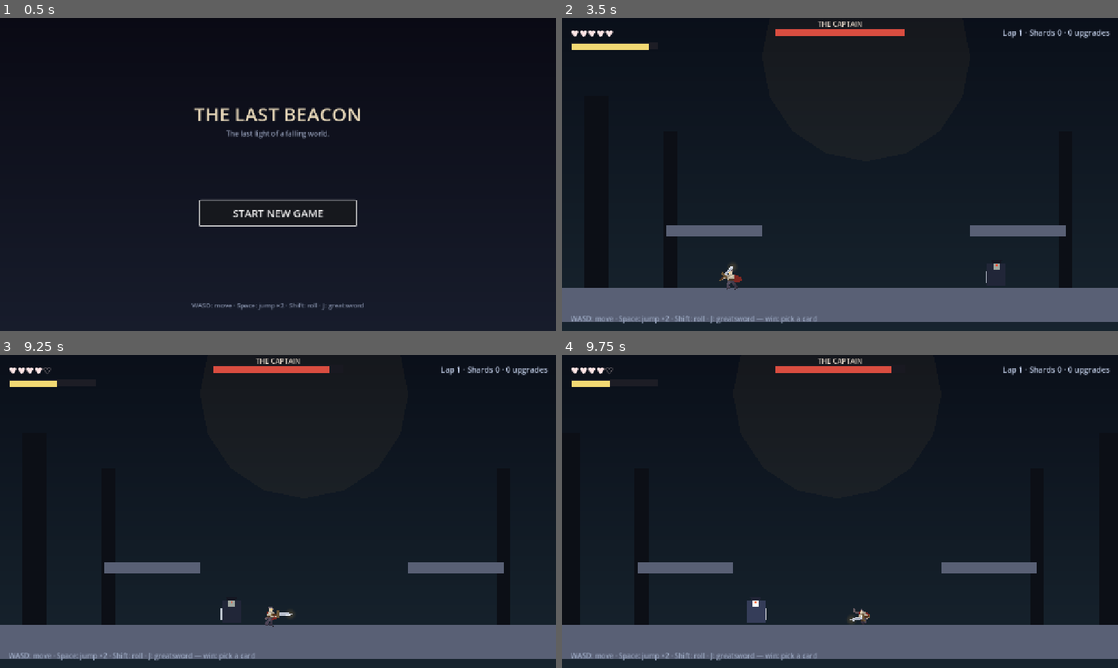
Above: before the commit, frames 1-4 (two rows, left to right).
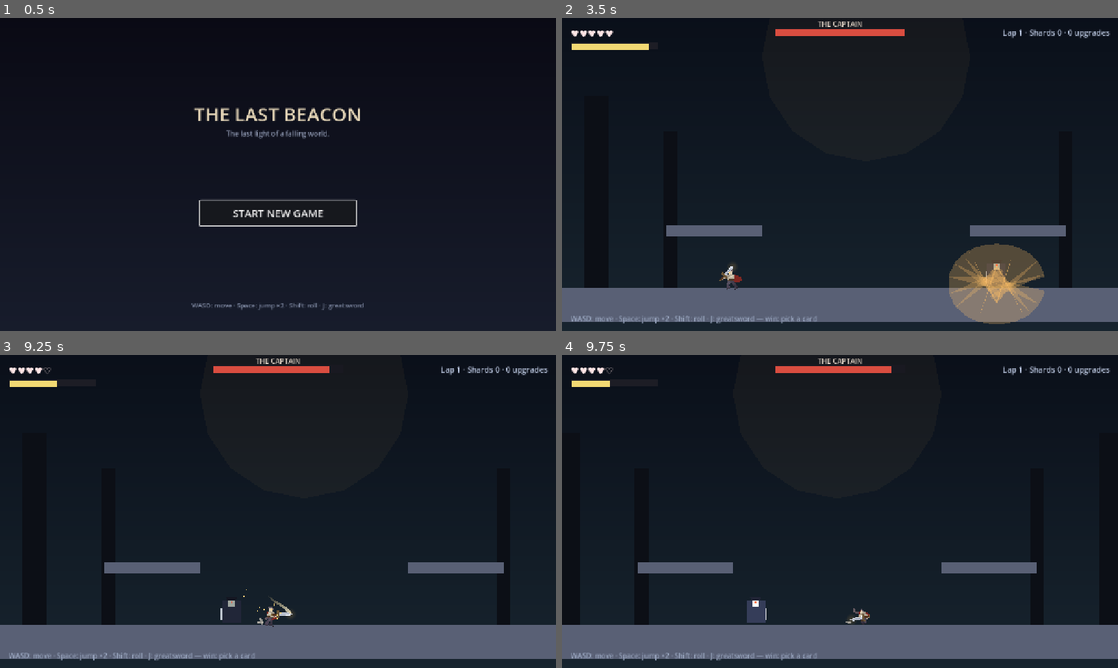
Above: after the commit, the same moments.

Repository: hugoborgplotnikov-boop/the-last-beacon
Game: Godot game, scene res://scenes/main_menu.tscn
The game is run twice, just before and just after one commit, with the same random seed, the same clock (stepped at 60 frames per second) and the same inputs.
Inputs:
- Up to frame 1 (0.5 s): no input
- Up to frame 2 (3.5 s): click "START NEW GAME" at 0.5 s; hold D (move_right) 1.28-2.78 s; tap J (attack) at 1.35, 2.3, 2.85 s; tap Space (jump) at 1.52, 2.27 s; tap Shift (roll) at 1.55, 2.1, 3.05 s; hold A (move_left) from 2.78 s (still down)
- Up to frame 3 (9.25 s): release A (move_left) at 3.53 s; hold D (move_right) 3.53-5.03 s; tap Shift (roll) at 3.6, 4.55, 5.1, 6.05, 6.6, 7.55, 8.1, 9.05 s; tap Space (jump) at 3.77, 4.52, 5.27, 6.77, 7.52, 8.27 s; tap J (attack) at 3.8, 4.35, 5.3, 5.85, 6.8, 7.35, 8.3, 8.85 s; hold A (move_left) 5.03-5.78 s; hold D (move_right) 5.78-6.53 s; hold A (move_left) 6.53-8.03 s; hold D (move_right) from 8.03 s (still down)
- Up to frame 4 (9.75 s): keep holding D (move_right); tap Shift (roll) at 9.6 s

Frame 1 is identical in both runs. In frame 2, 3.5% of the frame differs, in the area x 69-87%, y 72-98%; in frame 3, less than 0.1%; in frame 4, less than 0.1%.

Commit message:
feat(art): Stage 2 — impact FX
New autoload Fx (scripts/fx.gd): headless-safe CPUParticles2D fx.
- sparks(at, dir): bright orange thrown opposite the blow direction
- dust(at): a soft sideways puff (hero land + roll, boss footfalls)
- ring(at): an expanding shockwave (boss heavy attacks, death)
- burst(at): a death — expanding ring + outward light drift
All particles self-free; headless guard keeps tests deterministic.

Wired into every impact:
- player.gd: sparks on swing connect, dust on landing, dust puffs
  while rolling every ~6 frames, a Line2D ribbon trail tracking
  the blade tip through the swing arc (fades out after)
- captain.gd / bastion.gd / fallen_beacon.gd: ring on big_attack,
  burst on die() — colour-matched to each boss

Fixed hermes_capture.gd to snap at frame 50 for trail visibility.
Reviewed at v5: attack 8/10, run 8/10. Suite 12/12.

Diff:
--- a/dev/TheLastBeacon/project.godot
+++ b/dev/TheLastBeacon/project.godot
@@ -60,3 +60,4 @@
 [autoload]
 
 Run="*res://scripts/run.gd"
+Fx="*res://scripts/fx.gd"
--- a/dev/TheLastBeacon/scenes/player.tscn
+++ b/dev/TheLastBeacon/scenes/player.tscn
@@ -24,6 +24,14 @@
 fill_from = Vector2(0.5, 0.5)
 fill_to = Vector2(1, 0.5)
 
+[sub_resource type="Curve" id="Curve_trail"]
+_data = [Vector2(0, 0.1), 0.0, 0.0, 0, 0, Vector2(0.45, 0.75), 0.0, 0.0, 0, 0, Vector2(1, 1), 0.0, 0.0, 0, 0]
+point_count = 3
+
+[sub_resource type="Gradient" id="Grad_trail"]
+offsets = PackedFloat32Array(0, 1)
+colors = PackedColorArray(1, 0.85, 0.5, 0, 1, 0.98, 0.88, 0.85)
+
 [node name="Player" type="CharacterBody2D"]
 collision_layer = 2
 collision_mask = 1
@@ -160,6 +168,13 @@
 [node name="Greatsword" type="Node2D" parent="."]
 position = Vector2(18, -2)
 
+[node name="Trail" type="Line2D" parent="Greatsword"]
+z_index = -1
+width = 7.0
+width_curve = SubResource("Curve_trail")
+default_color = Color(1, 0.93, 0.75, 0.55)
+gradient = SubResource("Grad_trail")
+
 [node name="Glow" type="Sprite2D" parent="Greatsword"]
 modulate = Color(1, 0.9, 0.7, 0.5)
 position = Vector2(0, -29)
--- a/dev/TheLastBeacon/scripts/bastion.gd
+++ b/dev/TheLastBeacon/scripts/bastion.gd
@@ -116,6 +116,7 @@
 	erupt_zone.visible = false
 	state = State.ERUPT
 	big_attack.emit()
+	Fx.ring(global_position + Vector2(0, 22), Color(0.85, 0.88, 1.0))
 	if _player_in_zone(player, zone_x):
 		player.take_damage(touch_damage, global_position)
 
@@ -153,6 +154,7 @@
 	body.modulate = Color.WHITE
 	state = State.SWEEP
 	big_attack.emit()
+	Fx.ring(global_position + Vector2(0, 22), Color(0.85, 0.88, 1.0))
 	# The iron claws rake once per victim while out.
 	var victims: Array[Node] = []
 	for i in 10:
@@ -182,6 +184,7 @@
 	body.modulate = Color.WHITE
 	state = State.CHARGE
 	big_attack.emit()
+	Fx.ring(global_position + Vector2(0, 22), Color(0.85, 0.88, 1.0))
 	var speed: float = charge_speed * (1.0 if phase == 1 else 1.2)
 	velocity.x = facing.x * speed
 	await get_tree().create_timer(0.75).timeout
@@ -225,6 +228,7 @@
 	fight_id += 1
 	velocity = Vector2.ZERO
 	body.visible = false
+	Fx.burst(global_position, Color(0.85, 0.88, 1.0))
 	hurt_box.set_deferred("monitoring", false)
 	hurt_box.set_deferred("monitorable", false)
 	touch_box.set_deferred("monitoring", false)
--- a/dev/TheLastBeacon/scripts/captain.gd
+++ b/dev/TheLastBeacon/scripts/captain.gd
@@ -145,6 +145,7 @@
 	state = State.SLAM
 	# The red zone marks exactly where the slam lands.
 	big_attack.emit()
+	Fx.ring(global_position + Vector2(0, 22), Color(1.0, 0.75, 0.4))
 	var offset: Vector2 = player.global_position - global_position
 	if absf(offset.y) < 70.0 and offset.x * facing.x > -30.0 and offset.x * facing.x < slam_range:
 		player.take_damage(touch_damage, global_position)
@@ -170,6 +171,7 @@
 	state = State.SWEEP
 	# The sweep damages once per victim while the blade is out.
 	big_attack.emit()
+	Fx.ring(global_position + Vector2(0, 22), Color(1.0, 0.75, 0.4))
 	var victims: Array[Node] = []
 	for i in 8:
 		await get_tree().create_timer(0.05).timeout
@@ -219,6 +221,7 @@
 	fight_id += 1
 	velocity = Vector2.ZERO
 	body.visible = false
+	Fx.burst(global_position, Color(1.0, 0.75, 0.4))
 	hurt_box.set_deferred("monitoring", false)
 	hurt_box.set_deferred("monitorable", false)
 	touch_box.set_deferred("monitoring", false)
--- a/dev/TheLastBeacon/scripts/fallen_beacon.gd
+++ b/dev/TheLastBeacon/scripts/fallen_beacon.gd
@@ -155,6 +155,7 @@
 	body.modulate = Color.WHITE
 	state = State.SWING
 	big_attack.emit()
+	Fx.ring(global_position + Vector2(0, 22), Color(1.0, 0.82, 0.45))
 	swing_box.monitoring = true
 	swing_box.visible = true
 	var victims: Array[Node] = []
@@ -273,6 +274,7 @@
 	velocity = Vector2.ZERO
 	sword.rotation = 0.0
 	body.visible = false
+	Fx.burst(global_position, Color(1.0, 0.82, 0.45))
 	hurt_box.set_deferred("monitoring", false)
 	hurt_box.set_deferred("monitorable", false)
 	touch_box.set_deferred("monitoring", false)
--- /dev/null
+++ b/dev/TheLastBeacon/scripts/fx.gd
@@ -0,0 +1,114 @@
+extends Node2D
+
+## Fx — the impact layer (autoload). One-shot visual effects any script can
+## fire without owning particle nodes: sparks, dust, rings, bursts.
+## Everything is procedural CPUParticles2D or tweened polygons, freed on
+## completion, and skipped entirely in headless so tests stay deterministic.
+
+var headless := false
+
+
+func _ready() -> void:
+	headless = DisplayServer.get_name() == "headless"
+	process_mode = Node.PROCESS_MODE_ALWAYS
+
+
+## Where effects get parented: the current scene, so they inherit its camera.
+func _host() -> Node:
+	var scene := get_tree().current_scene
+	return scene if scene != null else self
+
+
+func _emit(p: CPUParticles2D, at: Vector2, lifetime: float) -> void:
+	p.global_position = at
+	p.emitting = true
+	p.one_shot = true
+	_host().add_child(p)
+	await get_tree().create_timer(lifetime + 0.4).timeout
+	if is_instance_valid(p):
+		p.queue_free()
+
+
+## A sword connecting: bright sparks thrown back along the blow.
+func sparks(at: Vector2, dir: Vector2, amount := 14) -> void:
+	if headless:
+		return
+	var p := CPUParticles2D.new()
+	p.amount = amount
+	p.lifetime = 0.35
+	p.explosiveness = 1.0
+	p.direction = -dir
+	p.spread = 42.0
+	p.initial_velocity_min = 130.0
+	p.initial_velocity_max = 320.0
+	p.gravity = Vector2(0, 620)
+	p.scale_amount_min = 1.5
+	p.scale_amount_max = 3.2
+	p.color = Color(1.0, 0.86, 0.5)
+	_emit(p, at, p.lifetime)
+
+
+## Feet hitting stone: a low puff that spreads sideways.
+func dust(at: Vector2, amount := 10, tint := Color(0.72, 0.7, 0.66, 0.75)) -> void:
+	if headless:
+		return
+	var p := CPUParticles2D.new()
+	p.amount = amount
+	p.lifetime = 0.55
+	p.explosiveness = 0.85
+	p.direction = Vector2.UP
+	p.spread = 78.0
+	p.initial_velocity_min = 25.0
+	p.initial_velocity_max = 95.0
+	p.gravity = Vector2(0, 90)
+	p.scale_amount_min = 2.0
+	p.scale_amount_max = 5.0
+	p.damping_min = 40.0
+	p.damping_max = 90.0
+	p.color = tint
+	_emit(p, at, p.lifetime)
+
+
+## An expanding ring — the shockwave of something heavy landing.
+func ring(at: Vector2, colour := Color(1.0, 0.85, 0.55), max_r := 46.0, width := 3.0) -> void:
+	if headless:
+		return
+	var line := Line2D.new()
+	line.width = width
+	line.default_color = colour
+	line.global_position = at
+	line.z_index = 40
+	var pts := PackedVector2Array()
+	for i in 25:
+		var a := TAU * i / 24.0
+		pts.append(Vector2(cos(a), sin(a) * 0.55))
+	line.points = pts
+	_host().add_child(line)
+	line.scale = Vector2(4, 4)
+	var tw := create_tween().set_parallel()
+	tw.tween_property(line, "scale", Vector2(max_r, max_r), 0.32).set_trans(Tween.TRANS_CUBIC).set_ease(Tween.EASE_OUT)
+	tw.tween_property(line, "modulate:a", 0.0, 0.32)
+	await tw.finished
+	if is_instance_valid(line):
+		line.queue_free()
+
+
+## A death: light thrown outward, then a slow settling drift.
+func burst(at: Vector2, colour := Color(1.0, 0.8, 0.45)) -> void:
+	if headless:
+		return
+	ring(at, colour, 70.0, 4.0)
+	var p := CPUParticles2D.new()
+	p.amount = 34
+	p.lifetime = 0.9
+	p.explosiveness = 1.0
+	p.spread = 180.0
+	p.initial_velocity_min = 60.0
+	p.initial_velocity_max = 280.0
+	p.gravity = Vector2(0, 240)
+	p.scale_amount_min = 2.0
+	p.scale_amount_max = 4.5
+	p.damping_min = 20.0
+	p.damping_max = 60.0
+	p.color = colour
+	_emit(p, at, p.lifetime)
--- a/dev/TheLastBeacon/scripts/player.gd
+++ b/dev/TheLastBeacon/scripts/player.gd
@@ -34,9 +34,11 @@
 var air_jumps_left := 1
 var swing_tween: Tween
 var lifesteal := 0
+var _trail_world: Array[Vector2] = []
 
 @onready var body: Node2D = $Body
 @onready var sword: Node2D = $Greatsword
+@onready var trail: Line2D = $Greatsword/Trail
 @onready var attack_box: Area2D = $AttackBox
 @onready var hit_zone: Area2D = $HitZone
 
@@ -53,6 +55,7 @@
 
 func _physics_process(delta: float) -> void:
 	var dir := Input.get_axis("move_left", "move_right")
+	var was_airborne := not is_on_floor()
 
 	if is_rolling:
 		velocity = facing * roll_speed
@@ -77,6 +80,14 @@
 
 	move_and_slide()
 
+	# Boots on stone: dust when landing, and a scuff while rolling.
+	if was_airborne and is_on_floor():
+		Fx.dust(global_position + Vector2(0, 17), 12)
+	if is_rolling and Engine.get_physics_frames() % 6 == 0:
+		Fx.dust(global_position + Vector2(-facing.x * 8, 17), 4)
+
+	_update_trail()
+
 	if not is_attacking and not is_rolling and stamina < max_stamina:
 		stamina = minf(max_stamina, stamina + stamina_regen * delta)
 		stamina_changed.emit(stamina)
@@ -85,6 +96,30 @@
 		start_roll()
 	if Input.is_action_just_pressed("attack") and _can_attack():
 		start_attack()
+
+
+## The blade's ribbon: the tip's recent path, in the sword's own space.
+## Only alive during a swing — it fades out and clears itself after.
+func _update_trail() -> void:
+	if is_attacking:
+		trail.add_point(Vector2(0, -30))
+		# The whole ribbon must trail in world space, so shift the older
+		# points back by the sword's motion since last frame.
+		var pts := trail.points
+		var xf := sword.global_transform
+		for i in pts.size() - 1:
+			pts[i] = xf.affine_inverse() * _trail_world[i]
+		trail.points = pts
+		_trail_world.append(xf * Vector2(0, -30))
+		while trail.get_point_count() > 12:
+			trail.remove_point(0)
+			_trail_world.remove_at(0)
+		trail.modulate.a = 1.0
+	elif trail.get_point_count() > 0:
+		trail.modulate.a = maxf(0.0, trail.modulate.a - 0.12)
+		if trail.modulate.a <= 0.0:
+			trail.clear_points()
+			_trail_world.clear()
 
 
 func _can_roll() -> bool:
@@ -134,7 +169,11 @@
 
 func _on_attack_box_area_entered(area: Area2D) -> void:
 	if area.is_in_group("enemy_hurtbox"):
-		area.get_parent().take_damage(attack_damage, global_position)
+		var target: Node2D = area.get_parent()
+		target.take_damage(attack_damage, global_position)
+		# Steel on steel: sparks thrown back along the blow.
+		var contact: Vector2 = global_position.lerp(target.global_position, 0.6)
+		Fx.sparks(contact, (target.global_position - global_position).normalized())
 		if lifesteal > 0 and not dead:
 			heal(lifesteal)
 
--- a/dev/TheLastBeacon/tools/hermes_capture.gd
+++ b/dev/TheLastBeacon/tools/hermes_capture.gd
@@ -61,8 +61,8 @@
 				player.start_roll()
 	if frames == 42 and shot == "jump":
 		player.velocity = Vector2(120.0, -260.0)
-	# Snap.
-	if frames == 44 and not fired:
+	# Snap late enough for the trail ribbon to have points.
+	if frames == 50 and not fired:
 		fired = true
 		_snap()
 	return false
Not shown: 1 places in dev/TheLastBeacon/scenes/player.tscn that only renumber resources
Not shown, added: dev/TheLastBeacon/scripts/fx.gd.uid
